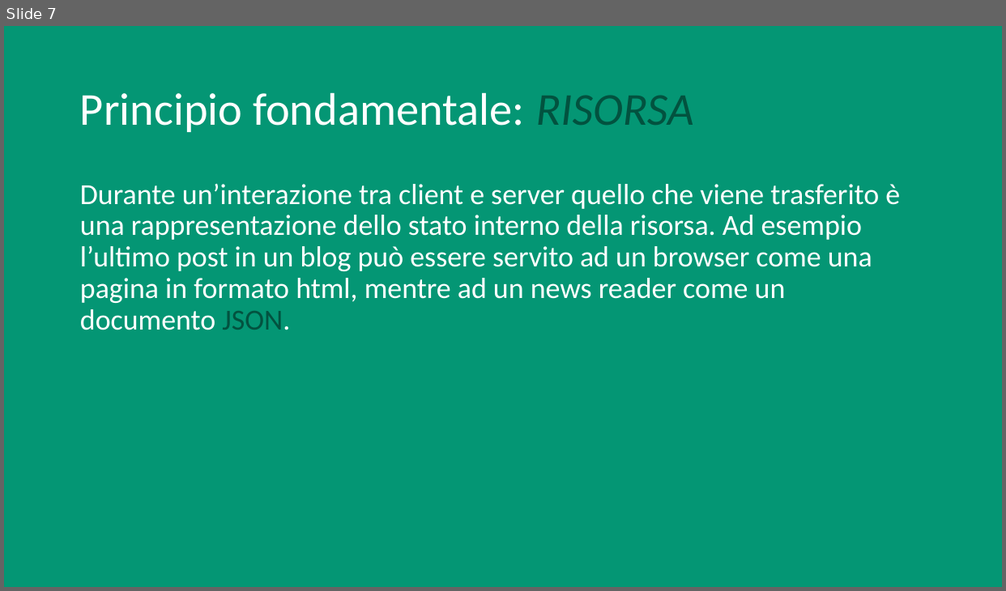
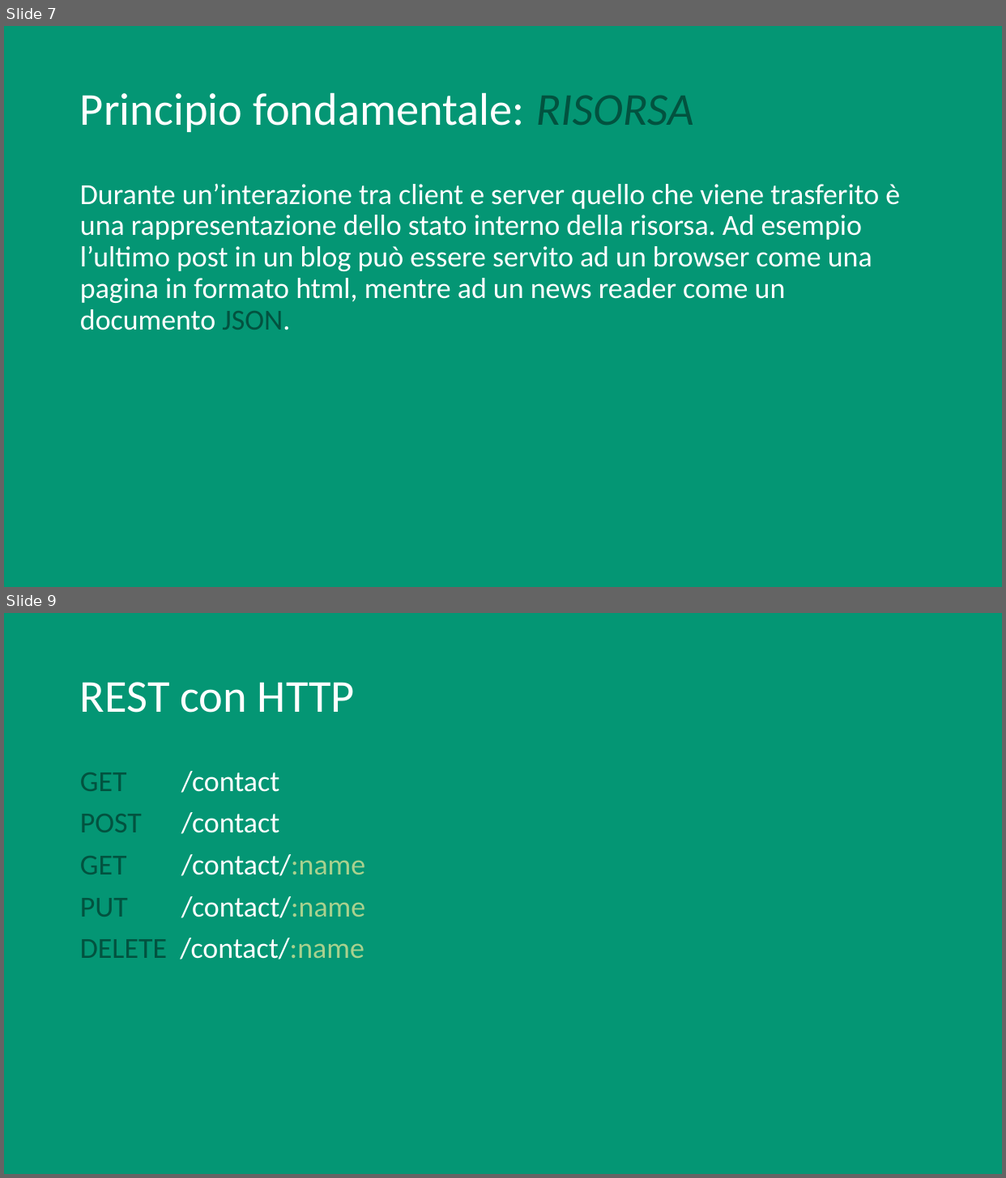
Before and after one commit to vassallocarlo/Tesi-RESTful, a slide deck: REST.pptx. Shown one above the other, each under a label of ours: slide 7 before the commit, slides 7 and 9 after it; the slides between them are not shown. The pictures are 1006x591 and 1006x1178 pixels, drawn with LibreOffice and Linux fonts; fonts in the diff are those of the drawing. Boxes give left, top, right and bottom in pixels: in the first picture for what was removed or moved away, otherwise in the second. Text is boxed around its words. In the diff, an @@ line names an element or a change of style, - is before the commit and + after.

```diff
--- a/REST.pptx
+++ b/REST.pptx
@@ slide 9 added at (4, 613, 1002, 1174), background #049674 @@
@@ title added at (80, 682, 355, 713), 44 pt, text #FFFFFF @@
+REST con HTTP
@@ text added at (80, 771, 366, 960), 28 pt, text #FFFFFF @@
+GET /contact
+POST /contact
+GET /contact/:name
+PUT /contact/:name
+DELETE /contact/:name
```
Also in this commit, not shown: 2 slides changed, 1 other slide added, 2 other files.
